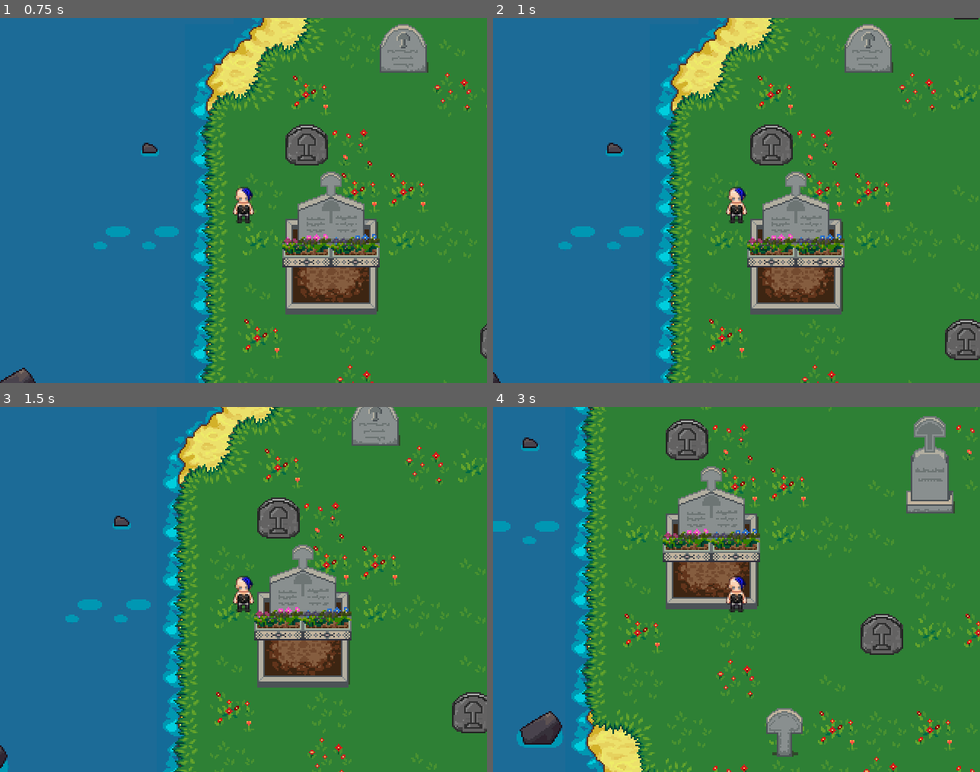
Above: before the commit, frames 1-4 (two rows, left to right).
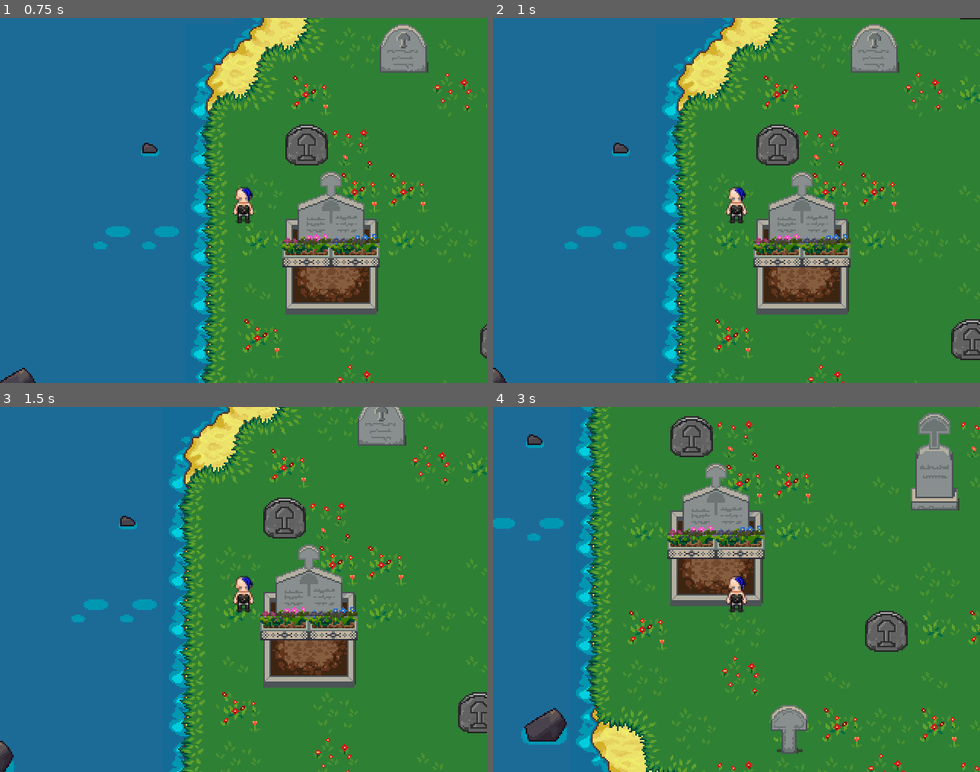
Above: after the commit, the same moments.

Repository: notnullgames/lol
Game: Godot game, scene res://maps/Demo.tscn
The game is run twice, just before and just after one commit, with the same random seed, the same clock (stepped at 60 frames per second) and the same inputs.
Inputs:
- Up to frame 1 (0.75 s): tap Enter at 0.5 s; hold Right (ui_right) from 0.53 s (still down)
- Up to frame 2 (1 s): keep holding Right (ui_right); tap Z (ui_accept) at 0.77 s
- Up to frame 3 (1.5 s): tap Z (ui_accept) at 1.25 s; release Right (ui_right) at 1.28 s; hold Down (ui_down) from 1.28 s (still down)
- Up to frame 4 (3 s): tap Z (ui_accept) at 1.52 s; release Down (ui_down) at 2.03 s; hold Right (ui_right) 2.03-2.78 s; hold Up (ui_up) from 2.78 s (still down)

Frame 1 is identical in both runs. In frame 2, 15% of the frame differs, in the area x 0-100%, y 0-100%; in frame 3, 15%; in frame 4, 19%.

Commit message:
adject collision zones to keep player correclty Y-sorting

Diff:
--- a/lpc/aks_assets.tres
+++ b/lpc/aks_assets.tres
@@ -3,10 +3,10 @@
 [ext_resource path="res://lpc/images/aks_assets.png" type="Texture" id=1]
 
 [sub_resource type="ConvexPolygonShape2D" id=1]
-points = PoolVector2Array( 64, 96, 0, 96, 0, 32, 64, 32 )
+points = PoolVector2Array( 64, 96, 0, 96, 0.046936, 14.9243, 63.9566, 15.7615 )
 
 [sub_resource type="ConvexPolygonShape2D" id=2]
-points = PoolVector2Array( 31.9027, 32, 1.81015, 32, 1.81015, 23.2454, 31.9027, 23.2454 )
+points = PoolVector2Array( 31.9027, 32, 0, 32, 0.0883942, 14.826, 32, 15.9424 )
 
 [sub_resource type="ConvexPolygonShape2D" id=3]
 points = PoolVector2Array( 22.4305, 44.6573, 11.4352, 44.6573, 11.4352, 36.5555, 22.4305, 36.5555 )
@@ -45,13 +45,13 @@
 points = PoolVector2Array( 53.574, 52.5231, 9.5925, 52.5231, 9.5925, 1.01849, 53.574, 1.01849 )
 
 [sub_resource type="ConvexPolygonShape2D" id=15]
-points = PoolVector2Array( 55.6296, 64, 12.2268, 64, 12.2268, 56.6389, 55.6296, 56.6389 )
+points = PoolVector2Array( 55.6296, 64, 11.5307, 63.4806, 10.9726, 32.7816, 55.0675, 32.2235 )
 
 [sub_resource type="ConvexPolygonShape2D" id=16]
-points = PoolVector2Array( 29.824, 62.0185, 1.46756, 62.0185, 1.46756, 49.8657, 29.824, 49.8657 )
+points = PoolVector2Array( 31.3744, 61.81, 0.117279, 61.81, 0.396362, 18.2733, 31.3744, 18.5523 )
 
 [sub_resource type="ConvexPolygonShape2D" id=17]
-points = PoolVector2Array( 19.9861, 32, 13.0416, 32, 13.0416, 25.2175, 19.9861, 25.2175 )
+points = PoolVector2Array( 26.9372, 31.0207, 5.72702, 31.0207, 6.0061, 16.5085, 26.9372, 17.0666 )
 
 [sub_resource type="ConvexPolygonShape2D" id=18]
 points = PoolVector2Array( 32, 29.4398, 0, 29.4398, 1.29626, 16.7083, 31.3889, 16.7083 )
--- a/maps/Demo.tscn
+++ b/maps/Demo.tscn
@@ -27,14 +27,13 @@
 format = 1
 tile_data = PoolIntArray( -196608, 3, 524288, -196607, 3, 524289, -196606, 3, 524289, -196605, 3, 524289, -196604, 3, 1 …(4058 unchanged characters)…
 
-[node name="YSort" type="YSort" parent="."]
-
-[node name="Player" parent="YSort" instance=ExtResource( 3 )]
-position = Vector2( -195.727, 116.149 )
-
-[node name="gravestones and stuff" type="TileMap" parent="YSort"]
+[node name="gravestones and stuff" type="TileMap" parent="."]
 tile_set = ExtResource( 2 )
 cell_size = Vector2( 32, 32 )
 cell_custom_transform = Transform2D( 32, 0, 0, 32, 0, 0 )
+cell_y_sort = true
 format = 1
 tile_data = PoolIntArray( -1, 2, 0, -65534, 5, 0, -65531, 4, 0, 65533, 1, 0, 0, 1, 0, 196603, 2, 0, 131072, 4, 0, 131077, 1, 0, 262139, 0, 0, 327675, 6, 0, 327676, 7, 0, 262148, 0, 0, 327687, 2, 0, 458751, 2, 0, 589821, 5, 0, 524292, 1, 0 )
+
+[node name="Player" parent="gravestones and stuff" instance=ExtResource( 3 )]
+position = Vector2( -195.727, 116.149 )
--- a/objects/Player.tscn
+++ b/objects/Player.tscn
@@ -171,11 +171,11 @@
 } ]
 
 [sub_resource type="CapsuleShape2D" id=38]
-radius = 2.28182
-height = 9.34293
+radius = 4.52832
+height = 10.2332
 
 [node name="Player" type="KinematicBody2D"]
-position = Vector2( -0.216782, -16.9054 )
+position = Vector2( -0.452744, -16.1746 )
 script = ExtResource( 2 )
 
 [node name="AnimatedSprite" type="AnimatedSprite" parent="."]
@@ -184,7 +184,7 @@
 speed_scale = 2.0
 
 [node name="CollisionShape2D" type="CollisionShape2D" parent="."]
-position = Vector2( 0, 16.6037 )
+position = Vector2( 1.17984, 16.6037 )
 rotation = -1.5708
 shape = SubResource( 38 )
 
